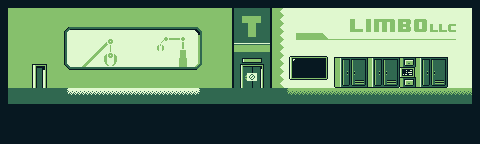
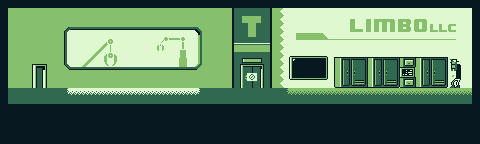
Revision of a layered w=480, h=144 image; what changed, layer by layer:
added layer "Layer 11" above "Layer 3" over (450, 59, 461, 88)
